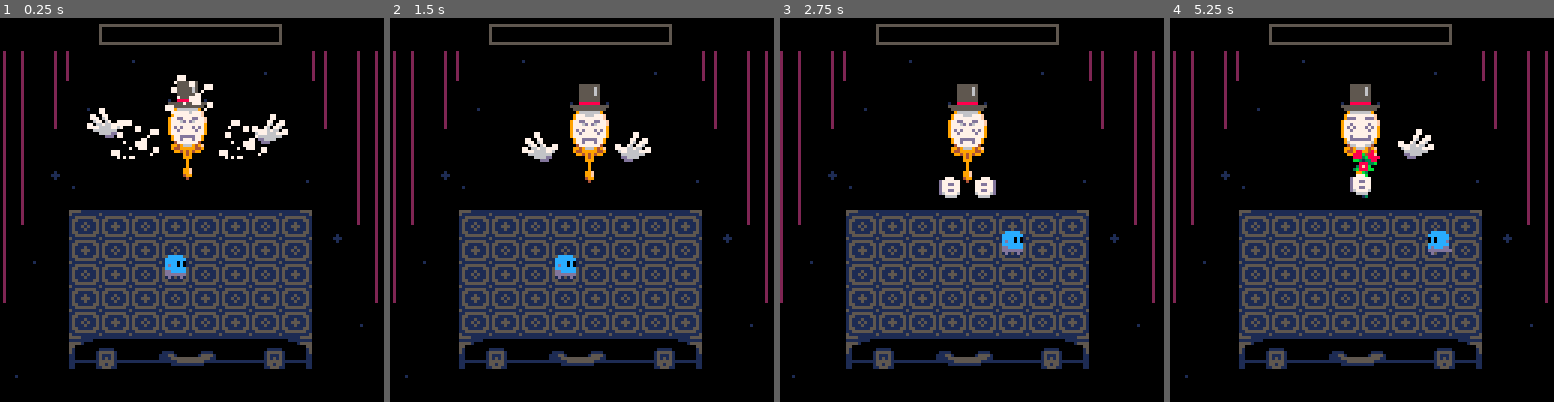
Above: before the commit, frames 1-4 (left to right).
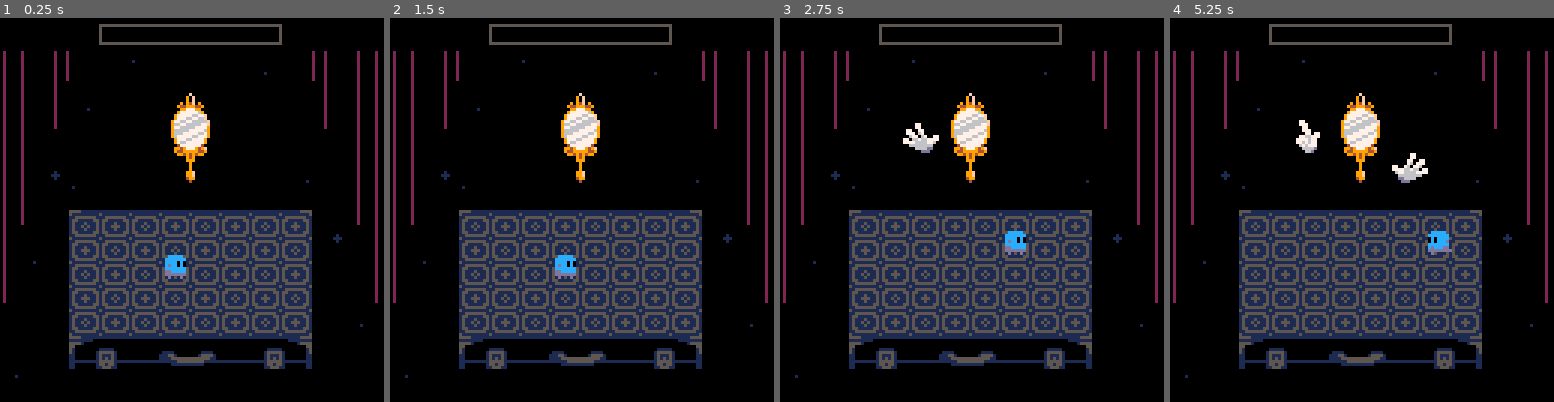
Above: after the commit, the same moments.

Repository: aylanonsense/just-one-boss
Game: PICO-8 cartridge cart.p8
The game is run twice, just before and just after one commit, with the same random seed, the same clock (stepped at 60 frames per second) and the same inputs.
Inputs:
- Up to frame 1 (0.25 s): no input
- Up to frame 2 (1.5 s): tap X (X key) at 0.33, 1.07 s; tap O (Z key) at 0.7 s
- Up to frame 3 (2.75 s): hold Right 1.6-2.1 s; tap O (Z key) at 1.7, 2.1, 2.5 s; tap X (X key) at 1.85 s; hold Up 2.15-2.42 s; hold Right from 2.47 s (still down)
- Up to frame 4 (5.25 s): tap O (Z key) every 0.4 s from 2.9 to 4.9 s; tap X (X key) at 2.97, 4.08, 5.2 s; release Right at 3.03 s; hold Left 3.08-3.58 s; hold Down 3.63-3.97 s; hold Right 4.02-4.68 s; hold Up 4.73-5.03 s; hold Left from 5.08 s (still down)

The runs differ from the first frame. In frame 1, 2.9% of the frame differs, in the area x 22-75%, y 14-43%; in frame 2, 2.5%; in frame 3, 16%, in the area x 0-99%, y 1-94%; in frame 4, 2.5%.

Commit message:
Managed to create 1000+ tokens of wiggle room after minifying boss operations, might still have a little bit more to be gained

Diff:
--- a/cart.p8
+++ b/cart.p8
@@ -41,7 +41,7 @@
 function noop() end
 
 -- global config vars
-local beginning_phase=2
+local beginning_phase=1
 local one_hit_ko=false
 
 -- global scene vars
@@ -723,27 +723,55 @@
 				end)
 		end,
 		phase_change=function(self)
+			local lh=self.left_hand
 			boss_health.phase+=1
 			boss_health.health=0
 			if boss_health.phase==1 then
 				return self:promise_sequence(
 					50,
-					{self.left_hand,"appear"},30,
-					{"set_pose",4},6,
-					{"set_pose",5},6,
-					{"set_pose",4},6,
-					{"set_pose",5},6,
-					{"set_pose",4},10,
-					{self.right_hand,"appear"},15,
-					"grab_mirror_handle",5,
-					{self,"set_expression"},33,
-					{"set_expression",6},25,
-					"set_expression",33,
-					{"set_expression",1},30,
-					{function()
-						self.left_hand:tap_mirror(self)
-					end},10,
-					"don_top_hat",30)
+					{lh,"appear"},
+					30,
+					{"set_pose",4},
+					6,
+					{"set_pose",5},
+					6,
+					{"set_pose",4},
+					6,
+					{"set_pose",5},
+					6,
+					{"set_pose",4},
+					10,
+					{self.right_hand,"appear"},
+					15,
+					"grab_mirror_handle",
+					5,
+					{self,"set_expression"},
+					33,
+					{"set_expression",6},
+					25,
+					"set_expression",
+					33,
+					{"set_expression",1},
+					30,
+				-- tap mirror
+					function()
+						lh:promise_sequence(
+							9,
+							{"set_pose",5},
+							4,
+							{"set_pose",4})
+						lh:promise_sequence(
+							{"move",self.x+5*lh.dir,self.y-3,10,ease_out,{0,-10,10*lh.dir,-2}},
+							2,
+							{"move",lh.x,lh.y,10,ease_in,{10*lh.dir,-2,0,-10}})
+					end,
+					10,
+				-- poof! a top hat appears
+					function()
+						self.is_wearing_top_hat=true
+					end,
+					{"poof",0,-10},
+					30)
 			elseif boss_health.phase==2 then
 				return self:promise_sequence(
 					{"return_to_ready_position",2},
@@ -777,23 +805,14 @@
 				return self:promise(10)
 			end
 		end,
-		cancel_everything=function(self)
+		cancel_everything=function(self) -- minified
 			self.left_hand:cancel_everything()
 			self.right_hand:cancel_everything()
 			self:cancel_promises()
 			self:cancel_move()
-			self.laser_charge_frames=0
-			self.laser_preview_frames=0
-			foreach(entities,function(entity)
-				if entity.is_boss_generated then
-					entity:despawn()
-				end
-			end)
-			foreach(new_entities,function(entity)
-				if entity.is_boss_generated then
-					entity:despawn()
-				end
-			end)
+			self.laser_charge_frames,self.laser_preview_frames=0,0
+			despawn_boss_entities(entities)
+			despawn_boss_entities(new_entities)
 		end,
 		-- medium-level commands
 		pound=function(self,offset)
@@ -892,45 +911,55 @@
 				{self,"set_expression",3},
 				30)
 		end,
-		cast_reflection=function(self,upgraded_version)
-			local promise=self:promise("summon_wands",upgraded_version)
-				:and_then(30)
+		cast_reflection=function(self,upgraded_version) -- minified
+			local lh,rh,i=self.left_hand,self.right_hand
+			-- concentrate
+			local promise=self:promise_sequence(
+				"set_all_idle",
+				{"set_expression",2},
+				{lh,"move",23,14,20,ease_in,nil,true},
+				{"set_pose",1})
+			-- wave one hand over the other
+			for i=1,2 do
+				promise=promise:and_then_sequence(
+					{rh,"move",-10,0,20,linear,{0,-3,0,-3},true},
+					{"move",10,0,20,linear,{0,3,0,3},true})
+			end
+			-- poof! the wands appear
 			if upgraded_version then
-				promise:and_then(self.right_hand,"cast_spell")
-			end
-			return promise:and_then(self.left_hand,"cast_spell")
-				:and_then(self,"set_expression",3)
-				:and_then(5)
-				:and_then(function()
+				promise:and_then_sequence(
+					{rh,"set_pose",1},
+					function()
+						rh.is_holding_wand=true
+					end,
+					{"poof",-10})
+			end
+			promise=promise:and_then_sequence(
+				{self,"set_expression",1},
+				function()
+					lh.is_holding_wand=true
+				end,
+				{lh,"poof",10},
+				30)
+			-- raise the wands to cast a spell
+			if upgraded_version then
+				promise:and_then(rh,"flourish_wand")
+			end
+			return promise:and_then_sequence(
+				{lh,"flourish_wand"},
+				{self,"set_expression",3},
+				5,
+			-- and finally the spell takes effect
+				function()
 					if upgraded_version then
 						boss_reflection=spawn_entity("magic_mirror_reflection")
 						self.home_x+=20
 					else
 						player_reflection=spawn_entity("player_reflection")
 					end
-				end)
-				:and_then(55)
-		end,
-		summon_wands=function(self,right_hand_too)
-			local promise=self:promise("set_all_idle",false)
-				:and_then("set_expression",2)
-				:and_then(self.left_hand,"move",23,14,20,ease_in,nil,true)
-				:and_then("set_pose",1)
-			local i
-			for i=1,2 do
-				promise=promise
-					:and_then(self.right_hand,"move",-10,0,20,linear,{0,-3,0,-3},true)
-					:and_then("move",10,0,20,linear,{0,3,0,3},true)
-			end
-			if right_hand_too then
-				promise
-					:and_then(self.right_hand,"set_pose",1)
-					:and_then("summon_wand")
-			end
-			return promise
-				:and_then(self,"set_expression",1)
-				:and_then(self.left_hand,"summon_wand")
-				:and_then(self)
+				end,
+			-- cooldown
+				55)
 		end,
 		throw_cards=function(self,heart_row,hand) -- minified
 			heart_row=heart_row or rnd_int(1,5)
@@ -999,7 +1028,7 @@
 		end,
 		return_to_ready_position=function(self,expression,held_hand) -- minified
 			local lh,rh,home_x,home_y=self.left_hand,self.right_hand,self.home_x,self.home_y
-			lh.holding_wand,rh.holding_wand=false,false
+			lh.is_holding_wand,rh.is_holding_wand=false,false
 			-- reset to a default expression/pose
 			return self:promise_sequence(
 				{"set_all_idle",true},
@@ -1055,14 +1084,6 @@
 			self.left_hand:set_idle(idle)
 			self.right_hand:set_idle(idle)
 		end,
-		don_top_hat=function(self)
-			self.is_wearing_top_hat=true
-			return self:poof(0,-10)
-		end,
-		poof=function(self,dx,dy)
-			spawn_entity("poof",self.x+(dx or 0),self.y+(dy or 0))
-			return 12
-		end,
 		set_expression=function(self,expression) -- minified
 			self.expression=expression or 5
 		end,
@@ -1123,7 +1144,7 @@
 				local is_right_hand=self.is_right_hand
 				sspr2(12*self.pose-12,51,12,11,x-ternary(is_right_hand,7,4),y,is_right_hand)
 				-- hand may be holding a wand
-				if self.holding_wand then
+				if self.is_holding_wand then
 					if self.pose==1 then
 						sspr2(64,30,7,13,x+ternary(is_right_hand,-10,4),y,is_right_hand)
 					else
@@ -1163,15 +1184,16 @@
 			end
 			return promise
 		end,
-		cast_spell=function(self)
-			return self:promise("move",40+20*self.dir,-30,12,ease_out,{-20,20,0,20},false)
-				:and_then("set_pose",6)
-				:and_then(function()
+		flourish_wand=function(self) -- minified
+			return self:promise_sequence(
+				{"move",40+20*self.dir,-30,12,ease_out,{-20,20,0,20}},
+				{"set_pose",6},
+				function()
 					spawn_particle_burst(self.x,self.y-20,20,3,10)
 					freeze_and_shake_screen(0,20)
 				end)
 		end,
-		grab_mirror_handle=function(self)
+		grab_mirror_handle=function(self) -- minified
 			return self:promise_sequence(
 				"set_pose",
 				{"move",self.mirror.x+2*self.dir,self.mirror.y+13,10,ease_out,{10*self.dir,5,0,20}},
@@ -1182,27 +1204,13 @@
 		end,
 		cancel_everything=function(self)
 			self:cancel_promises()
-			self.holding_wand=false
-			self.is_holding_mirror=false
 			self:cancel_move()
-		end,
-		tap_mirror=function(self,mirror)
-			self:promise(9)
-				:and_then("set_pose",5)
-				:and_then(4)
-				:and_then("set_pose",4)
-			return self:promise("move",mirror.x+5*self.dir,mirror.y-3,10,ease_out,{0,-10,10*self.dir,-2})
-				:and_then(2)
-				:and_then("move",self.x,self.y,10,ease_in,{10*self.dir,-2,0,-10})
-		end,
-		summon_wand=function(self)
-			self.holding_wand=true
-			return self:promise("poof",-10*self.dir)
+			self.is_holding_wand,self.is_holding_mirror=false -- ,nil
 		end,
 		set_idle=function(self,idle)
 			self.is_idle=idle
 		end,
-		release_mirror=function(self)
+		release_mirror=function(self) -- minified
 			self.is_holding_mirror=false
 			return self:promise_sequence(
 				"set_pose",
@@ -1228,18 +1236,15 @@
 				end,
 				1)
 		end,
-		move_to_temple=function(self)
-			return self:promise("set_pose",1)
-				:and_then("move",self.mirror.x+13*self.dir,self.mirror.y,20)
+		move_to_temple=function(self) -- minified
+			return self:promise_sequence(
+				{"set_pose",1},
+				{"move",self.mirror.x+13*self.dir,self.mirror.y,20})
 		end,
 		set_pose=function(self,pose) -- minified
 			if not self.is_holding_mirror then
 				self.pose=pose or 3
 			end
-		end,
-		poof=function(self,dx,dy)
-			spawn_entity("poof",self.x+(dx or 0),self.y+(dy or 0))
-			return 12
 		end
 	},
 	mirror_laser={
@@ -1350,7 +1355,7 @@
 		boss.visible,boss_health.visible,boss_health.phase=true,true,beginning_phase-1
 		if beginning_phase>1 then
 			boss:set_expression(1)
-			boss:don_top_hat()
+			boss.is_wearing_top_hat=true
 			boss.right_hand:appear()
 			boss.left_hand:appear()
 		end
@@ -1635,6 +1640,11 @@
 						promise:cancel()
 					end
 				end)
+			end,
+			-- shared methods tacked on here to save tokens
+			poof=function(self,dx,dy)
+				spawn_entity("poof",self.x+(dx or 0),self.y+(dy or 0))
+				return 12
 			end
 		}
 	end
@@ -1665,6 +1675,14 @@
 		add(entities,entity)
 	end)
 	new_entities={}
+end
+
+function despawn_boss_entities(list)
+	foreach(list,function(entity)
+		if entity.is_boss_generated then
+			entity:despawn()
+		end
+	end)
 end
 
 -- promise functions
